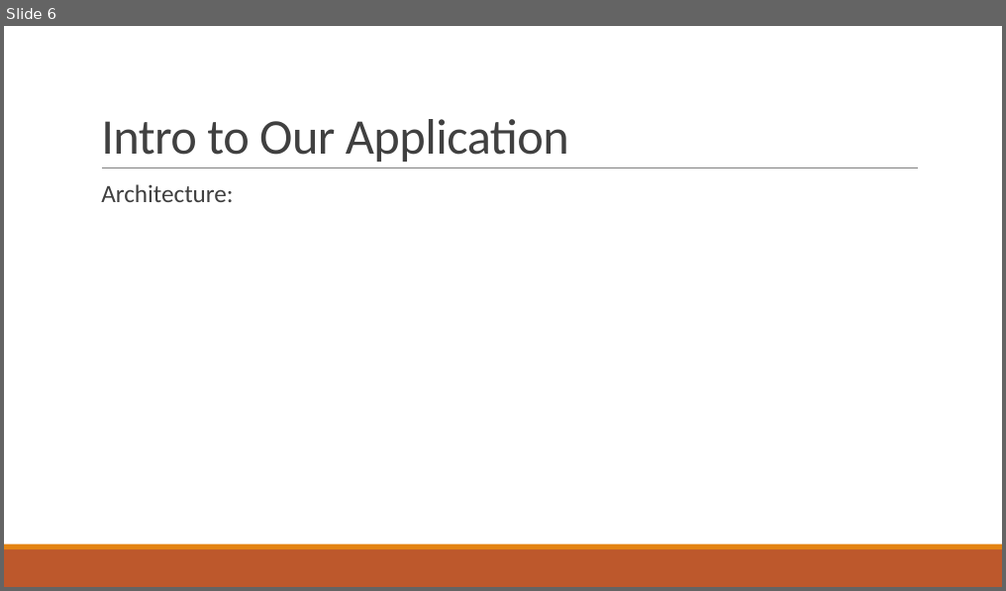
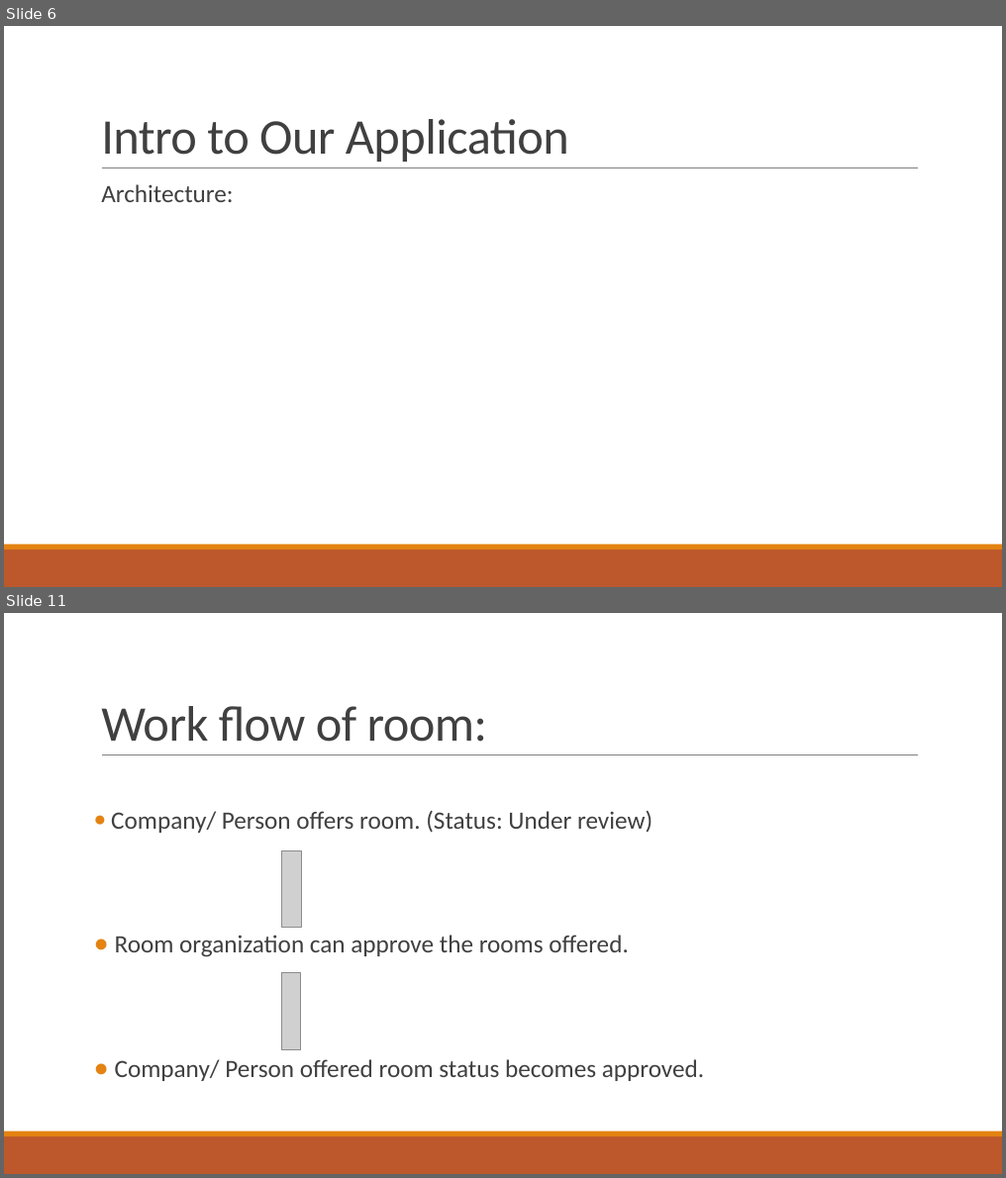
Before and after one commit to louis33217/Project, a slide deck: Final project/INFO 5100 Final Project.pptx. Shown one above the other, each under a label of ours: slide 6 before the commit, slides 6 and 11 after it; the slides between them are not shown. The pictures are 1006x591 and 1006x1178 pixels, drawn with LibreOffice and Linux fonts; fonts in the diff are those of the drawing; grey boxes stand for pictures; background and template pictures are left out. Boxes give left, top, right and bottom in pixels: in the first picture for what was removed or moved away, otherwise in the second. Text is boxed around its words. In the diff, an @@ line names an element or a change of style, - is before the commit and + after.

```diff
--- a/Final project/INFO 5100 Final Project.pptx
+++ b/Final project/INFO 5100 Final Project.pptx
@@ slide 11 added at [4,613,1002,1174], background #FFFFFF; not listed: 3 template elements that a slide beside it also shows @@
@@ title added at [101,706,487,742], 48 pt, text #404040 @@
+Work flow of room:
@@ text added at [111,811,704,1081], 24 pt, text #404040 @@
+● Company/ Person offers room. (Status: Under review)
+● Room organization can approve the rooms offered.
+● Company/ Person offered room status becomes approved.
@@ picture added at [282,851,301,927] @@
@@ picture added at [281,973,300,1051] @@
```
Also in this commit, not shown: 3 slides changed, 7 other slides added, 4 slides removed.
